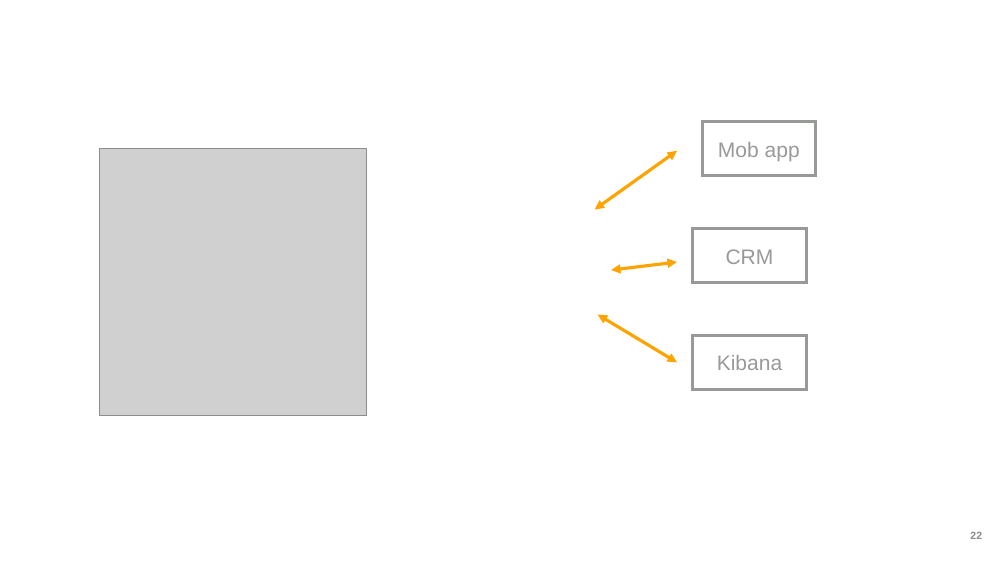
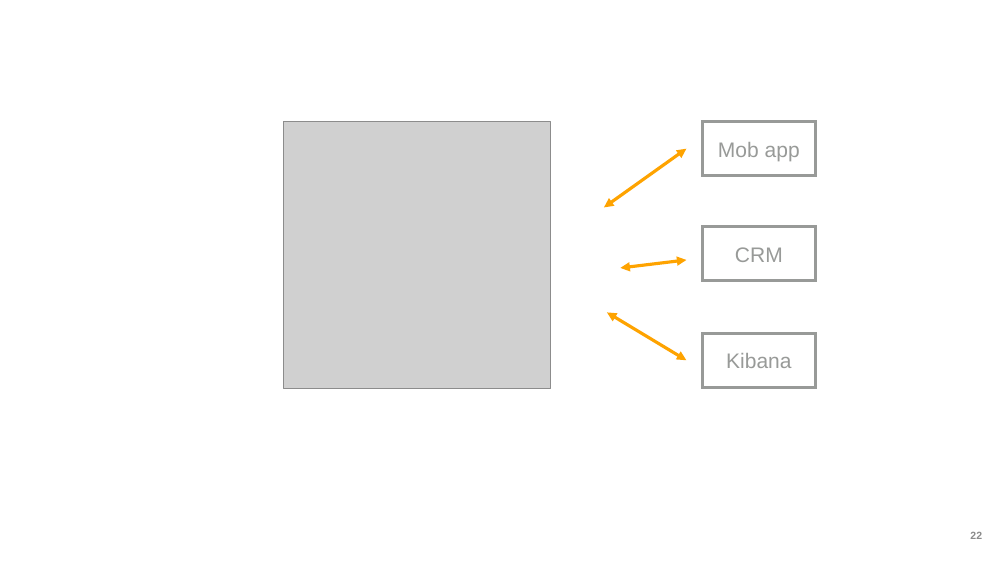
Before and after one commit to AnteLund/kafka-summit-presentation, a slide deck: slide 22 of kafka-summit-AML-version2.pptx. Drawn at 1008x567 pixels with LibreOffice and Linux fonts; fonts in the diff are those of the drawing; grey boxes stand for pictures; background and template pictures are left out. Boxes give left, top, right and bottom in pixels: in the first picture for what was removed or moved away, otherwise in the second. Text is boxed around its words. In the diff, an @@ line names an element or a change of style, - is before the commit and + after.

```diff
--- a/kafka-summit-AML-version2.pptx
+++ b/kafka-summit-AML-version2.pptx
@@ picture: place and size @@
-picture at <box>100,149,367,416</box>
+picture at <box>284,122,551,389</box>
@@ 2 double arrows, 1 rectangle: place and size @@
-2 double arrows, 1 rectangle at <box>595,151,807,283</box>
+2 double arrows, 1 rectangle at <box>604,149,816,281</box>
@@ double arrow moved from (678, 362) - (598, 315) to (687, 361) - (607, 312) @@
@@ rectangle "Kibana": place and size @@
-rectangle "Kibana" at <box>693,336,807,389</box>
+rectangle "Kibana" at <box>702,333,816,387</box>
```
Also in this commit, not shown: 1 other slide changed, 1 slide removed, 4 other files.
